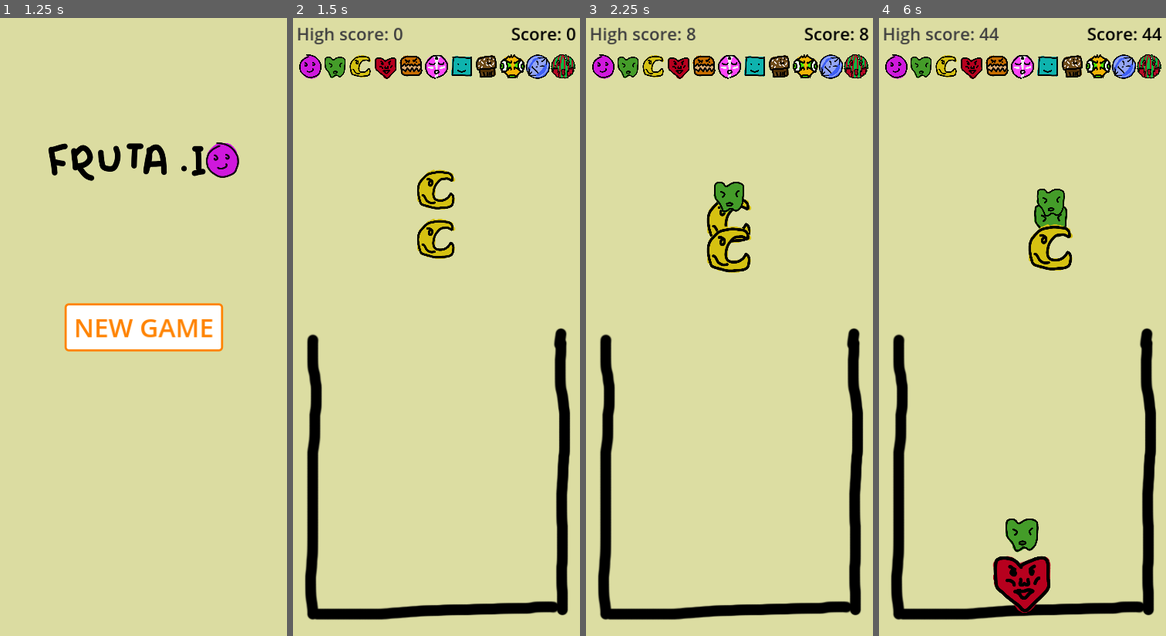
Above: before the commit, frames 1-4 (left to right).
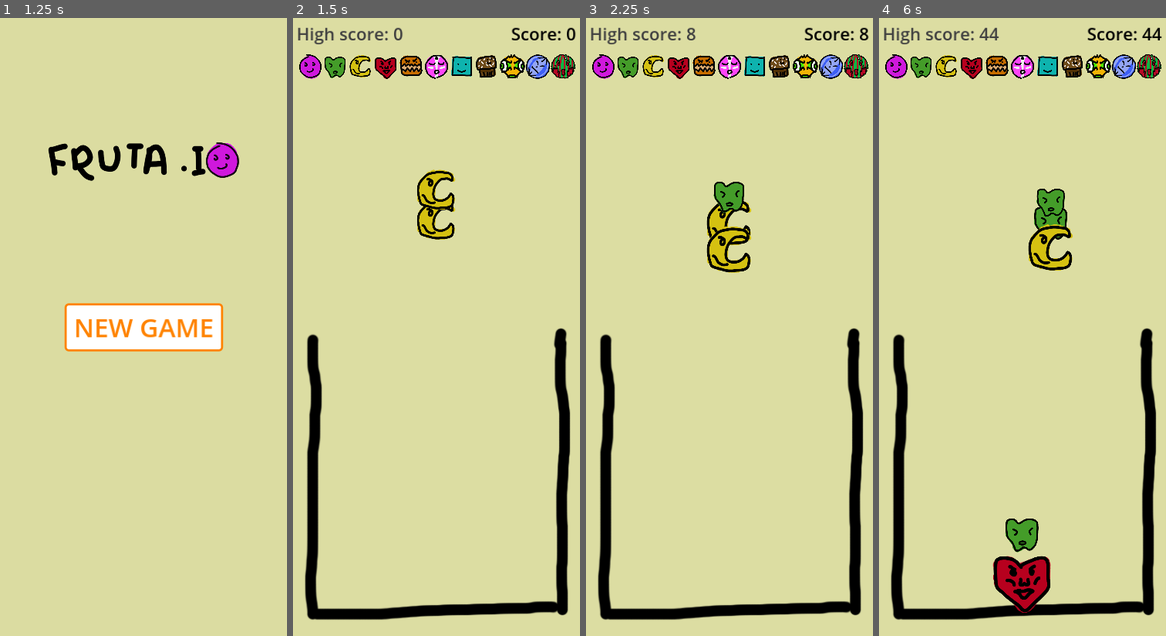
Above: after the commit, the same moments.

Repository: FlamingRat/fruta.io
Game: Godot game, scene res://scenes/menu/intro.tscn
Two runs of this game, one before a commit and one after it. Both use one fixed random seed, a clock stepped at 60 frames per second and the inputs below.
Inputs (mouse positions are in pixels of both pictures, inside the frame that each line leads up to):
- Up to frame 1 (1.25 s): click (143, 327) at 0.5 s
- Up to frame 2 (1.5 s): click "NEW GAME" at 1.25 s
- Up to frame 3 (2.25 s): click (729, 320) at 2 s
- Up to frame 4 (6 s): click (1022, 320) at 2.75 s; click (1022, 320) at 3.5 s; move the mouse to (1085, 296) at 4.27 s; move the mouse to (965, 357) at 5.02 s; tap Enter at 5.75 s; move the mouse to (1051, 191) at 5.77 s

Frame 1 is identical in both runs. In frame 2, 0.8% of the frame differs, in the area x 43-57%, y 30-39%; in frame 3, 0.2%; in frame 4, less than 0.1%.

Commit message:
Fix first fruit dropping outside of box error

Diff:
--- a/scenes/dispenser/dispenser.gd
+++ b/scenes/dispenser/dispenser.gd
@@ -19,22 +19,29 @@
 var turn_count: int = 0
 
 
-func _ready():
-	get_new_fruit()
-	promote_fruit()
-
-
 func get_fruit_size(fruit: Fruit):
 	var fruit_box: CollisionShape2D = fruit.get_node('shape')
 	return fruit_box.shape.get_rect().size.x * fruit_box.scale.x
 
 
+func reposition():
+	var follow_coords = get_global_mouse_position()
+	var fruit_radius = get_fruit_size(current_fruit) / 2 if current_fruit else 0
+	global_position.x = max(
+		min(follow_coords.x, bucket.end_r - fruit_radius),
+		bucket.end_l + fruit_radius
+	)
+
+
 func reposition_fruit():
-	current_fruit.animate_promotion(Vector2.ZERO)
-	next_fruit.global_position += (
+	var next_fruit_position = (
 		Vector2.UP *
 		(get_fruit_size(next_fruit) / 2 + 4 + get_fruit_size(current_fruit) / 2)
 	)
+
+	current_fruit.position = next_fruit_position
+	current_fruit.animate_promotion(Vector2.ZERO)
+	next_fruit.position = next_fruit_position
 
 
 func get_new_fruit():
@@ -76,10 +83,14 @@
 	promote_fruit()
 
 
+func _ready():
+	reposition()
+	get_new_fruit()
+	promote_fruit()
+
+
 func _physics_process(_delta):
-	var follow_coords = get_global_mouse_position()
-	var fruit_radius = get_fruit_size(current_fruit) / 2
-	position.x = max(min(follow_coords.x, bucket.end_r - fruit_radius), bucket.end_l + fruit_radius)
+	reposition()
 
 
 func _on_level_game_over():
